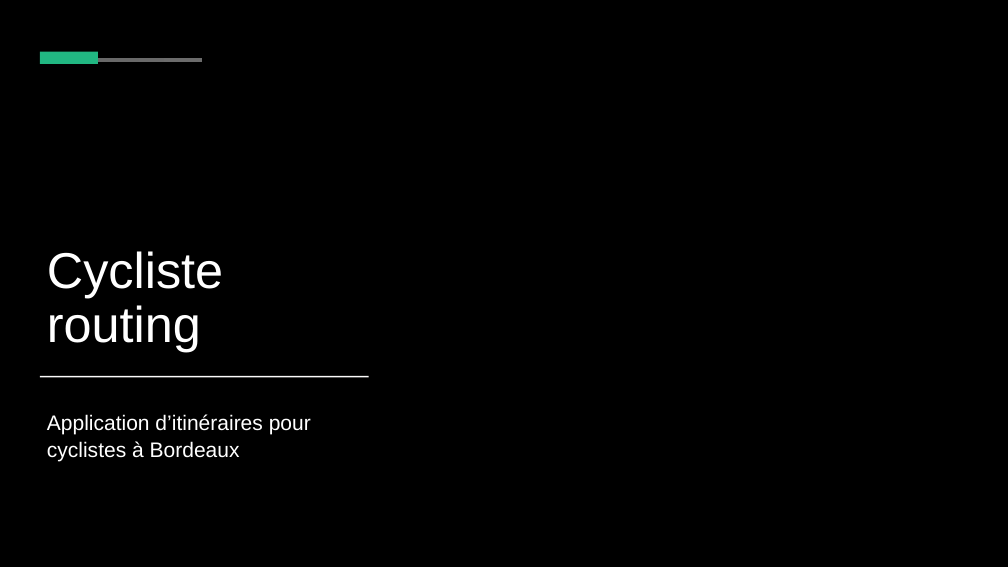
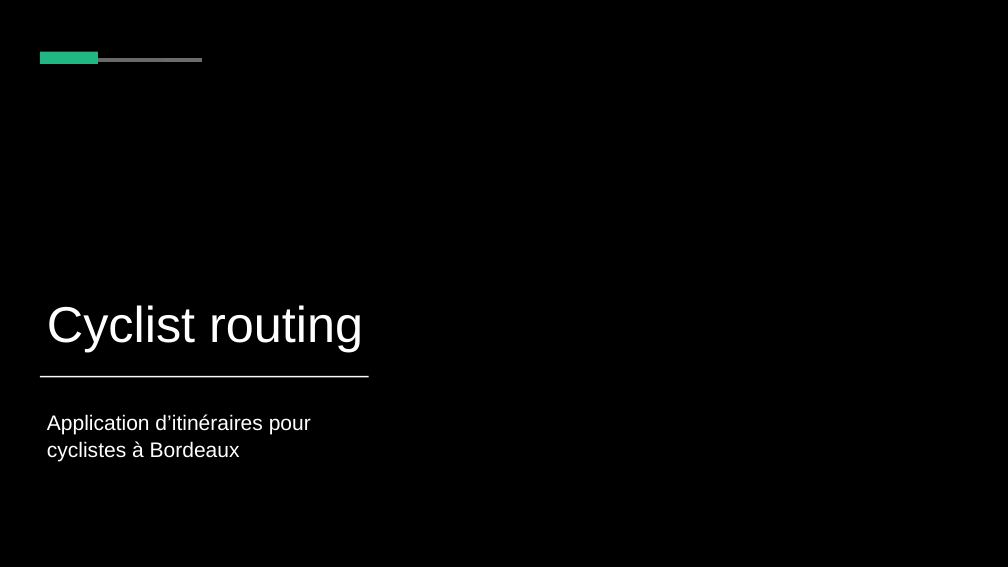
Before and after one commit to leo-grandmorcel/cyclist-bordeaux-routing, a slide deck: slide 1 of shortpres.pptx. Drawn at 1008x567 pixels with LibreOffice and Linux fonts; fonts in the diff are those of the drawing; background and template pictures are left out. Boxes give left, top, right and bottom in pixels: in the first picture for what was removed or moved away, otherwise in the second. Text is boxed around its words. In the diff, an @@ line names an element or a change of style, - is before the commit and + after.

```diff
--- a/shortpres.pptx
+++ b/shortpres.pptx
@@ title at <box>47,305,363,352</box>: text changed @@
-Cycliste routing
+Cyclist routing
```
Also in this commit, not shown: 2 other slides changed, 6 slides added, 2 slides removed, 1 other file.
